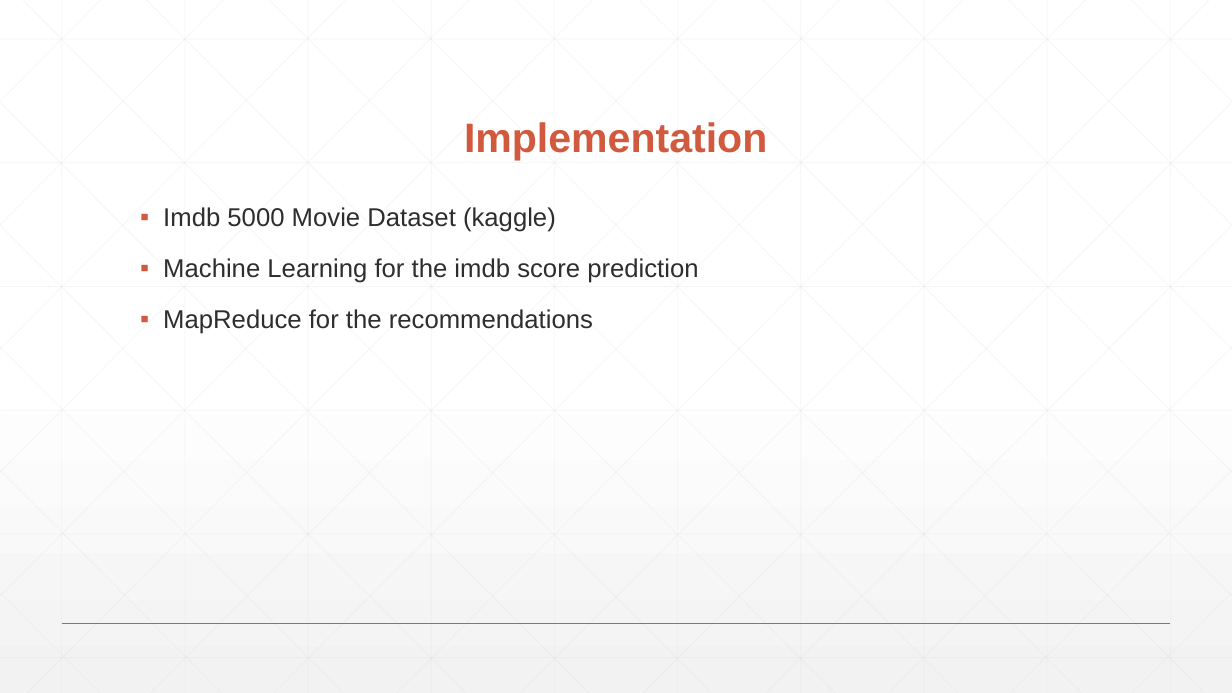
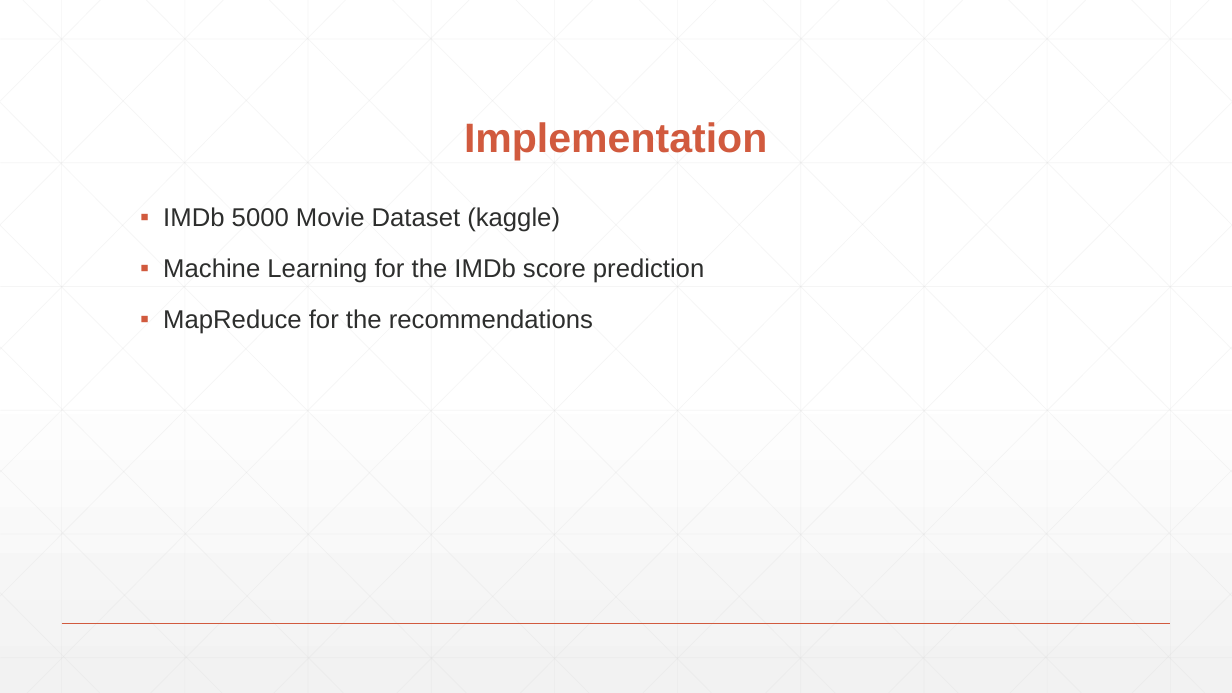
Before and after one commit to mipach/imdb, a slide deck: slide 6 of presentation/RIPLE.pptx. Drawn at 1232x693 pixels with LibreOffice and Linux fonts; fonts in the diff are those of the drawing. Boxes give left, top, right and bottom in pixels: in the first picture for what was removed or moved away, otherwise in the second. Text is boxed around its words. In the diff, an @@ line names an element or a change of style, - is before the commit and + after.

```diff
--- a/presentation/RIPLE.pptx
+++ b/presentation/RIPLE.pptx
@@ text at (163,207,704,283): text changed @@
-▪ Imdb 5000 Movie Dataset (kaggle)
-▪ Machine Learning for the imdb score prediction
+▪ IMDb 5000 Movie Dataset (kaggle)
+▪ Machine Learning for the IMDb score prediction
```
Also in this commit, not shown: 10 other slides changed, 1 slide removed.
